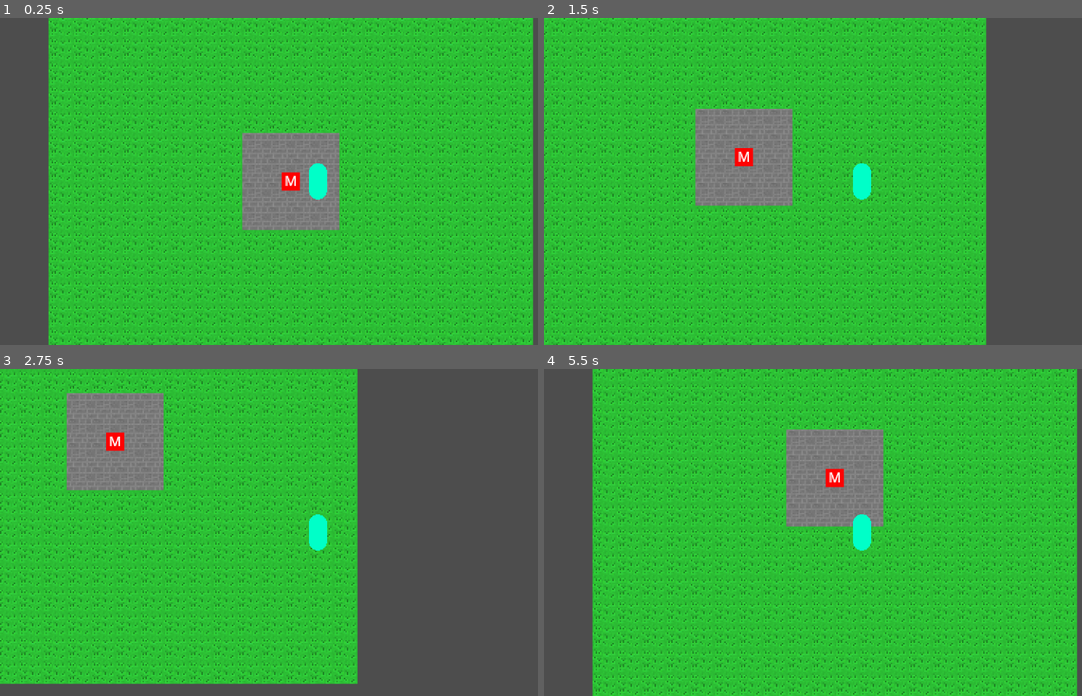
Above: before the commit, frames 1-4 (two rows, left to right).
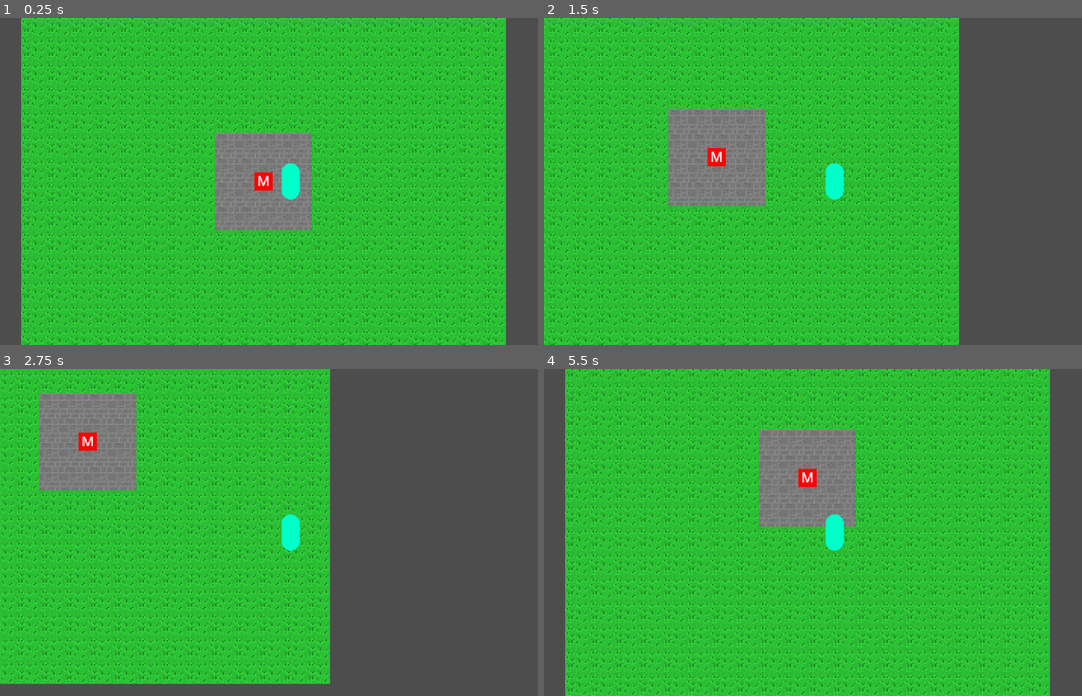
Above: after the commit, the same moments.

Repository: Birb-Games/the-legend-of-the-lawns
Game: Godot game, scene res://scenes/main.tscn
Two runs of this game, one before a commit and one after it. Both use one fixed random seed, a clock stepped at 60 frames per second and the inputs below.
Inputs:
- Up to frame 1 (0.25 s): no input
- Up to frame 2 (1.5 s): tap Enter at 0.5 s; hold D (move_right) 0.53-1.28 s; hold Space (pull) 0.53-1.28 s; hold S (move_down) from 1.28 s (still down); tap Space (pull) at 1.35 s
- Up to frame 3 (2.75 s): release S (move_down) at 2.03 s; hold D (move_right) from 2.03 s (still down); hold Space (pull) from 2.03 s (still down)
- Up to frame 4 (5.5 s): release D (move_right) at 2.78 s; release Space (pull) at 2.78 s; hold W (move_up) 2.78-3.53 s; tap Space (pull) at 2.85, 4.35 s; hold Space (pull) 3.53-4.28 s; hold A (move_left) 3.53-5.03 s; hold S (move_down) from 5.03 s (still down); hold Space (pull) from 5.03 s (still down)

The runs differ from the first frame. In frame 1, 27% of the frame differs, in the area x 3-100%, y 0-100%; in frame 2, 21%; in frame 3, 18%; in frame 4, 27%.

Commit message:
center camera on player

Diff:
--- a/scenes/main.tscn
+++ b/scenes/main.tscn
@@ -15,5 +15,4 @@
 lawnmower = NodePath("../Lawnmower")
 
 [node name="Camera2D" type="Camera2D" parent="Player"]
-position = Vector2(-18, 0)
 zoom = Vector2(3, 3)
